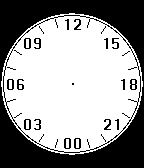
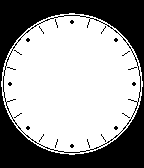
Layered file, before and after one edit (144px x 168px). Changes by layer:
hid "numbers", painted on it over bbox(7, 19, 137, 149)
added layer "number replacement" above "ticks" over bbox(7, 19, 137, 149)
